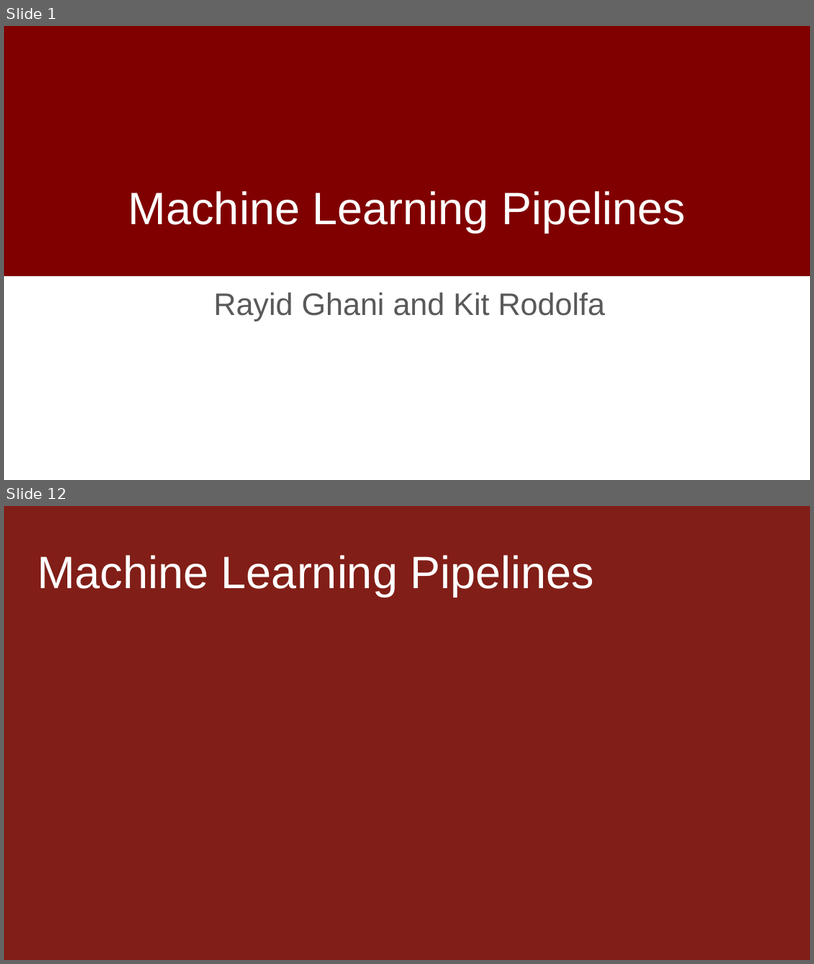
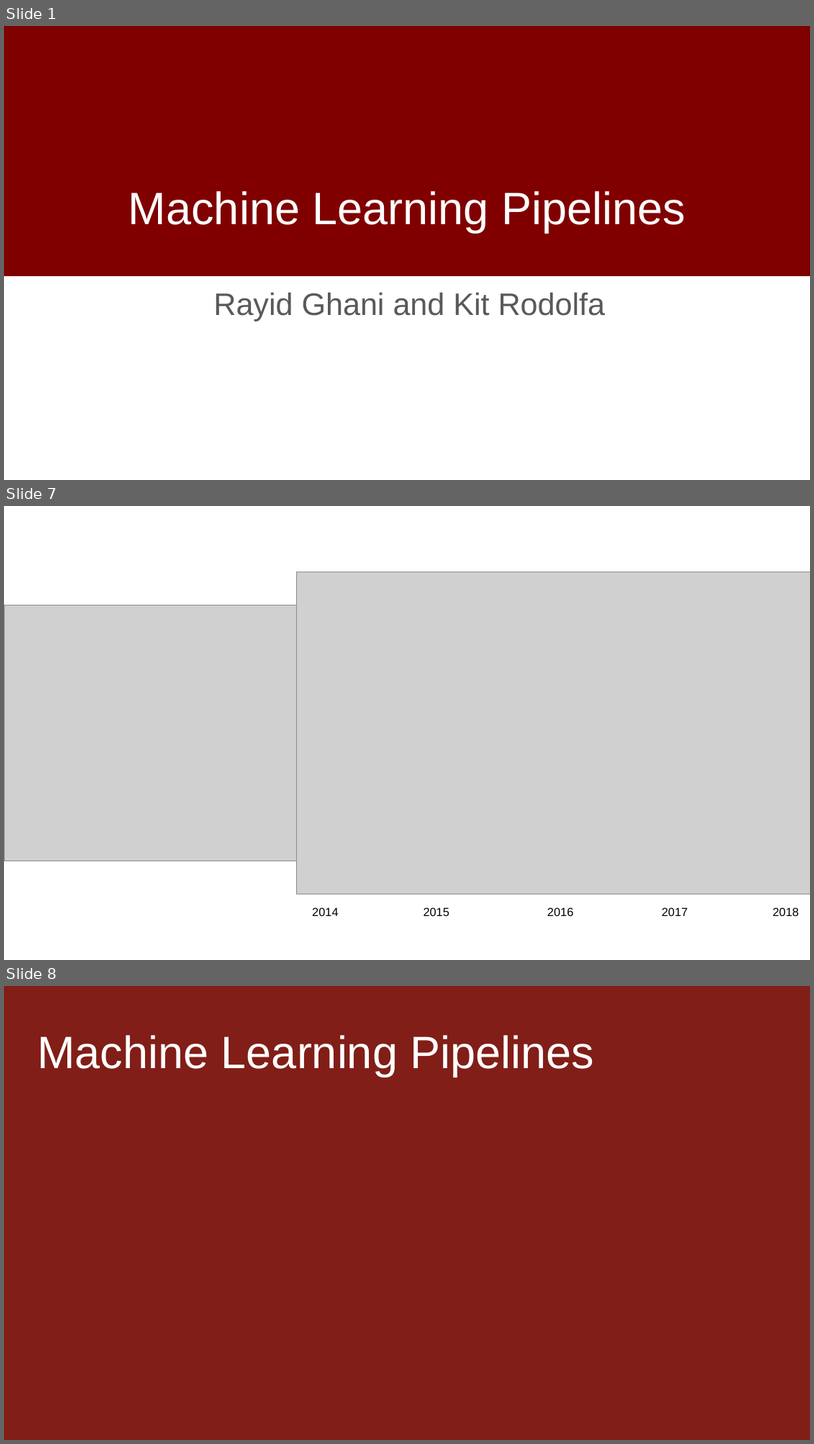
Before and after one commit to dssg/MLinPractice, a slide deck: Lectures/Lecture8-Machine-Learning-Pipelines.pptx. Shown one above the other, each under a label of ours: slides 1 and 12 before the commit, slides 1, 7 and 8 after it; the slides between them are not shown. The pictures are 814x964 and 814x1444 pixels, drawn with LibreOffice and Linux fonts; fonts in the diff are those of the drawing; grey boxes stand for pictures; background and template pictures are left out. Boxes give left, top, right and bottom in pixels: in the first picture for what was removed or moved away, otherwise in the second. Text is boxed around its words. In the diff, an @@ line names an element or a change of style, - is before the commit and + after.

```diff
--- a/Lectures/Lecture8-Machine-Learning-Pipelines.pptx
+++ b/Lectures/Lecture8-Machine-Learning-Pipelines.pptx
@@ slide 7 added at (4, 506, 810, 960), background #FFFFFF @@
@@ picture added at (296, 572, 810, 894) @@
@@ picture added at (4, 605, 296, 861) @@
@@ text added at (312, 907, 799, 916), 14 pt, text #000000 @@
+2014 2015 2016 2017 2018
@@ what was slide 12 is now slide 8 @@
```
Also in this commit, not shown: 4 slides changed, 3 other slides added, 10 slides removed.
